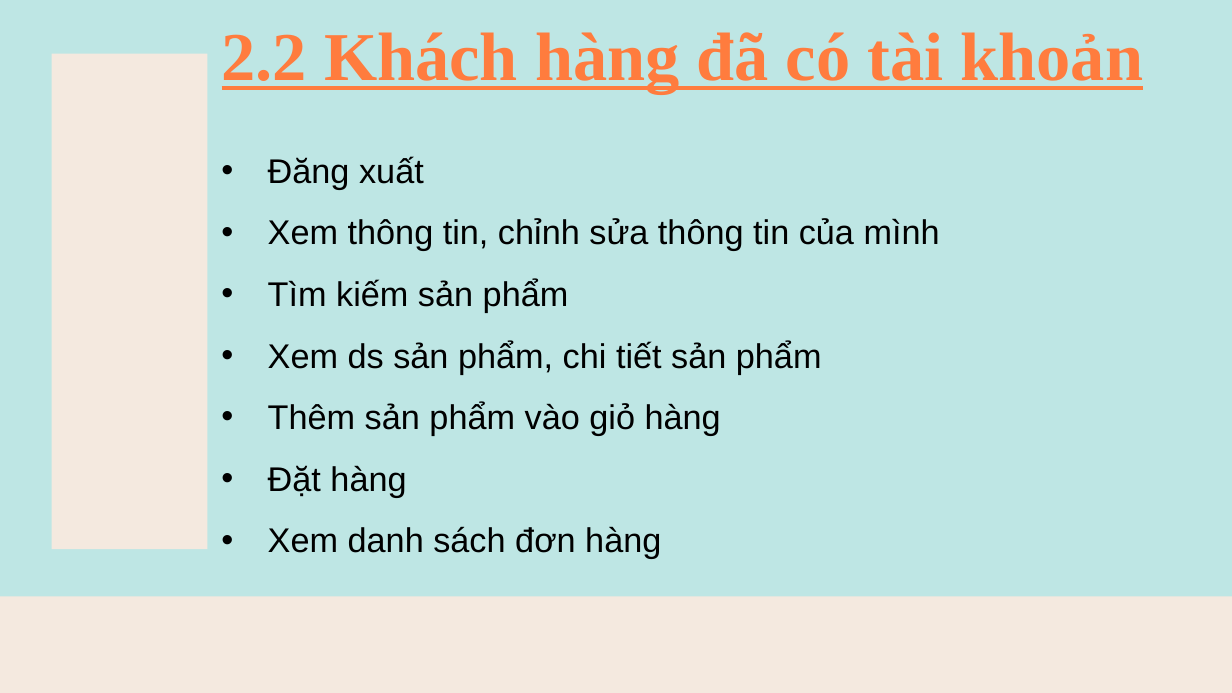
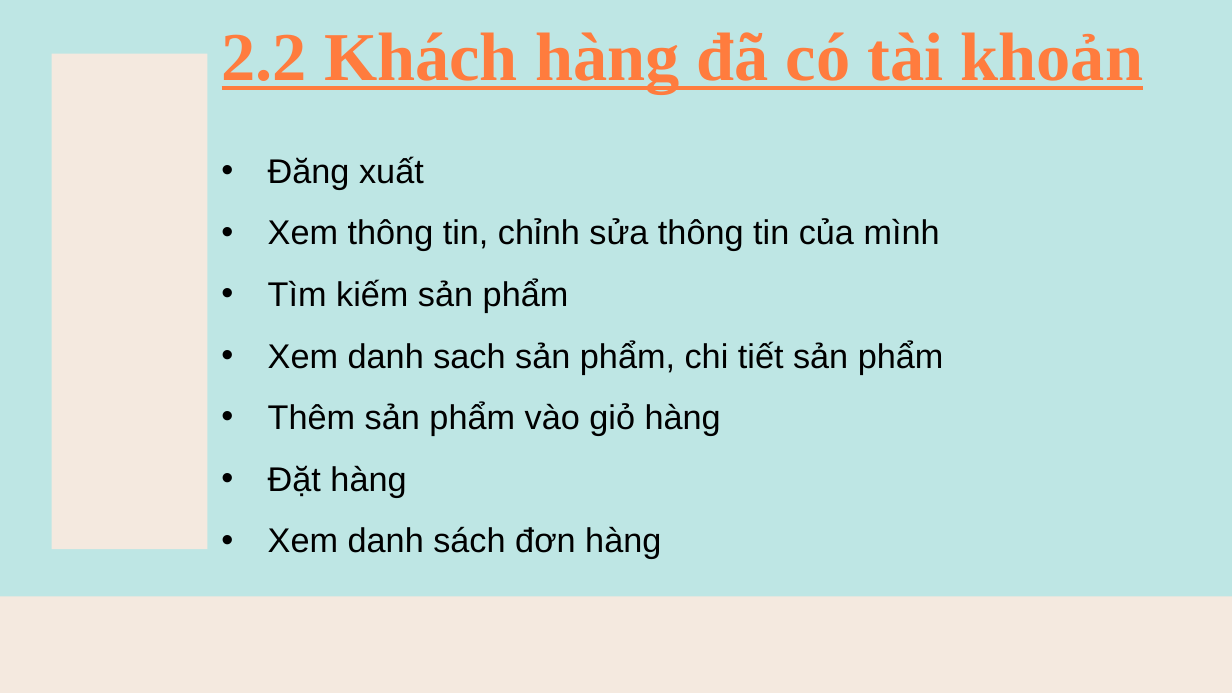
Before and after one commit to xhoang0509/project_php_basic, a slide deck: slide 5 of document/THUYẾT TRÌNH.pptx. Drawn at 1232x693 pixels with LibreOffice and Linux fonts; fonts in the diff are those of the drawing. Boxes give left, top, right and bottom in pixels: in the first picture for what was removed or moved away, otherwise in the second. Text is boxed around its words. In the diff, an @@ line names an element or a change of style, - is before the commit and + after.

```diff
--- a/document/THUYẾT TRÌNH.pptx
+++ b/document/THUYẾT TRÌNH.pptx
@@ text at [268,340,944,374]: text changed @@
-• Xem ds sản phẩm, chi tiết sản phẩm
+• Xem danh sach sản phẩm, chi tiết sản phẩm
```
Also in this commit, not shown: 6 other slides changed, 1 slide added.
